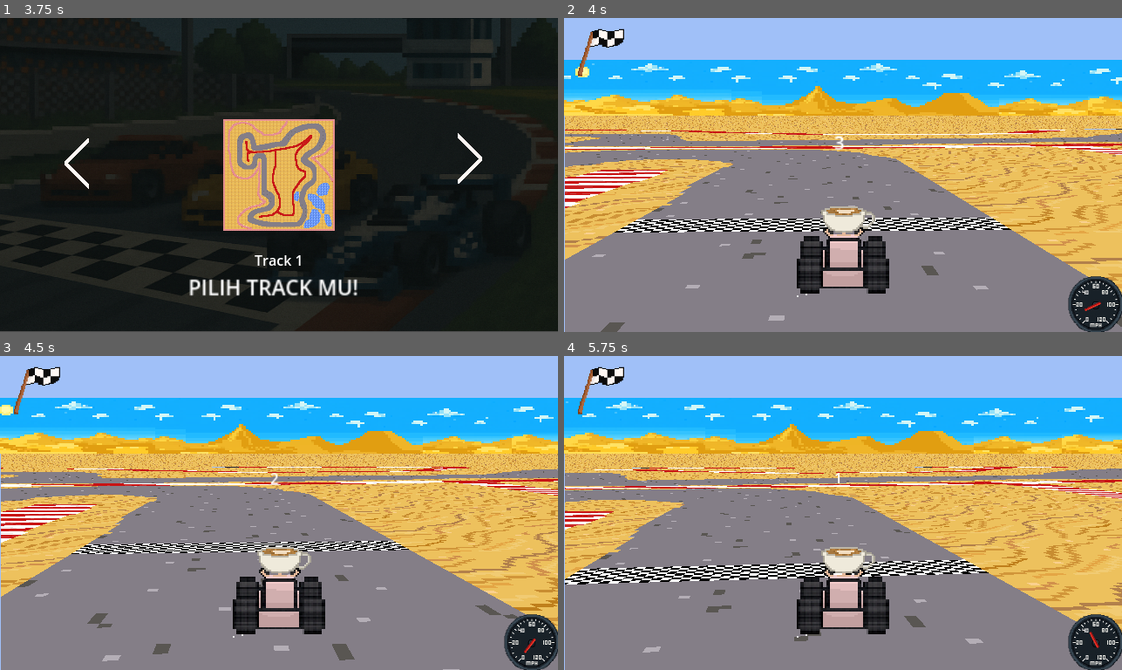
Above: before the commit, frames 1-4 (two rows, left to right).
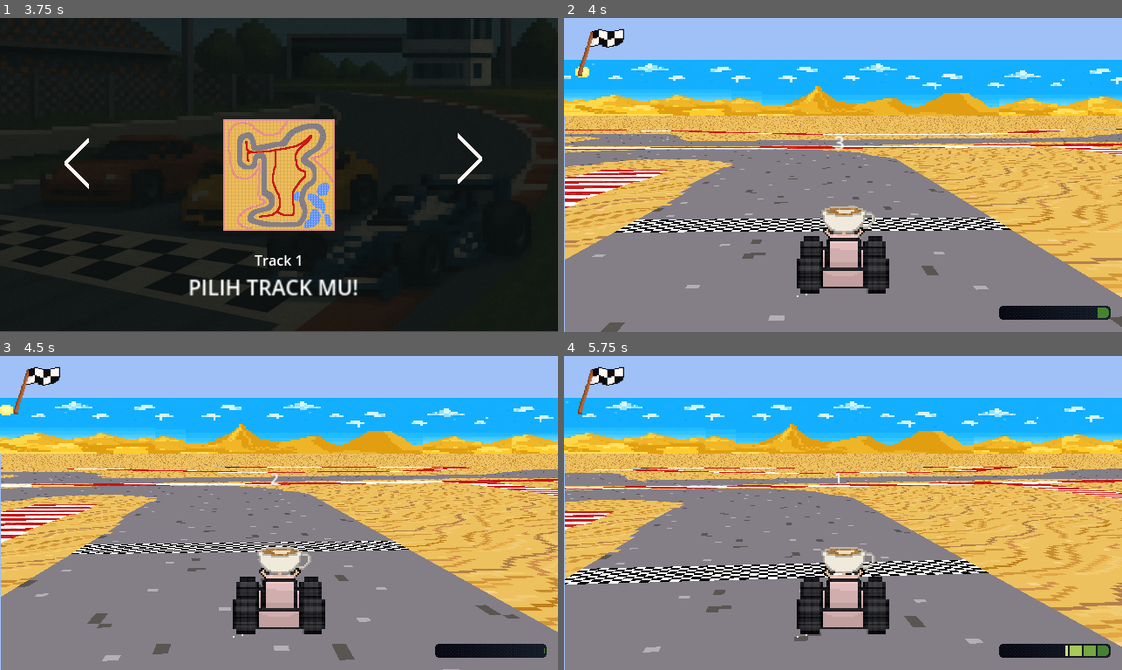
Above: after the commit, the same moments.

Repository: zixzgg32/anomali-kart
Game: Godot game, scene res://Scenes/splashScreen.tscn
The game is run twice, just before and just after one commit, with the same random seed, the same clock (stepped at 60 frames per second) and the same inputs.
Inputs (mouse positions are in pixels of both pictures, inside the frame that each line leads up to):
- Up to frame 1 (3.75 s): tap Enter (ui_accept) at 0.5, 0.77, 3.5 s; hold D (Right) 0.53-1.25 s; click "1 Player" at 1.25 s; click (78, 162) at 2 s; click (468, 159) at 2.75 s; hold S (Backward) from 3.53 s (still down)
- Up to frame 2 (4 s): keep holding S (Backward); tap Enter (ui_accept) at 3.77 s
- Up to frame 3 (4.5 s): release S (Backward) at 4.28 s; hold D (Right) from 4.28 s (still down)
- Up to frame 4 (5.75 s): tap Enter (ui_accept) at 5, 5.27 s; release D (Right) at 5.03 s; hold W (Forward) from 5.03 s (still down)

Frame 1 is identical in both runs. In frame 2, 1.7% of the frame differs, in the area x 77-100%, y 82-100%; in frame 3, 1.7%; in frame 4, 1.9%.

Commit message:
ubah speedometer menjadi speedbar

Diff:
--- a/Scenes/main.tscn
+++ b/Scenes/main.tscn
@@ -21,9 +21,8 @@
 [ext_resource type="Texture2D" uid="uid://bmlrf65rovmvq" path="res://Asset/Sprites/tung tung tung sahur.png" id="14_b3802"]
 [ext_resource type="Texture2D" uid="uid://d1nvgl514d4vw" path="res://Textures/Hazards/Orange_Pipes.png" id="16_t3snl"]
 [ext_resource type="Script" uid="uid://uig64etelmq3" path="res://Scripts/General/speedometer.gd" id="19_ee4r6"]
-[ext_resource type="Texture2D" uid="uid://iyynhsmk05y8" path="res://Asset/TPG-Asset-20250518T115225Z-1-001/TPG-Asset/speedometer.png" id="19_pdsj5"]
-[ext_resource type="Texture2D" uid="uid://cj4hxj67kvo03" path="res://Asset/TPG-Asset-20250518T115225Z-1-001/TPG-Asset/needle-rotate.png" id="20_ee4r6"]
-[ext_resource type="Script" uid="uid://bly6xon2vy22n" path="res://Scripts/General/needle_rotate.gd" id="21_gt3je"]
+[ext_resource type="Texture2D" uid="uid://bttwprgr0f08i" path="res://Asset/TPG-Asset-20250518T115225Z-1-001/TPG-Asset/speed bar bg.png" id="21_3pmx8"]
+[ext_resource type="Texture2D" uid="uid://ca3euxgb1iclq" path="res://Asset/TPG-Asset-20250518T115225Z-1-001/TPG-Asset/speed bar.png" id="22_u50mg"]
 [ext_resource type="AudioStream" uid="uid://c2djqrutm24bd" path="res://Asset/sound/music/music/racing3.mp3" id="24_3pmx8"]
 
 [sub_resource type="ShaderMaterial" id="ShaderMaterial_lhngl"]
@@ -962,6 +961,7 @@
 region_rect = Rect2(0, 0, 16, 8)
 
 [node name="Hazards" type="Node2D" parent="Sprite Handler"]
+visible = false
 
 [node name="Bridge" type="Node2D" parent="Sprite Handler/Hazards"]
 
@@ -1168,22 +1168,32 @@
 _effectsPlayer = NodePath("../Racers/Player/Road Type Effects/Effects Player")
 _specialWheelEffect = [NodePath("../Racers/Player/Road Type Effects/Right Wheel Special"), NodePath("../Racers/Player/Road Type Effects/Left Wheel Special")]
 
-[node name="Speedometer" type="Node2D" parent="." node_paths=PackedStringArray("needle")]
+[node name="Speedometer2" type="Control" parent="."]
+layout_mode = 3
+anchors_preset = 0
+offset_left = 640.0
+offset_top = 360.0
+offset_right = 640.0
+offset_bottom = 360.0
 script = ExtResource("19_ee4r6")
-needle = NodePath("needle_rotate")
-
-[node name="speedometer" type="Sprite2D" parent="Speedometer"]
-position = Vector2(610, 329)
-scale = Vector2(0.5, 0.518)
-texture = ExtResource("19_pdsj5")
-
-[node name="needle_rotate" type="Sprite2D" parent="Speedometer"]
-top_level = true
-position = Vector2(610, 329)
-rotation = -2.61799
-scale = Vector2(0.5, 0.5)
-texture = ExtResource("20_ee4r6")
-script = ExtResource("21_gt3je")
+
+[node name="SpeedBar" type="TextureProgressBar" parent="Speedometer2"]
+layout_mode = 1
+anchors_preset = 3
+anchor_left = 1.0
+anchor_top = 1.0
+anchor_right = 1.0
+anchor_bottom = 1.0
+offset_left = -141.0
+offset_top = -30.0
+offset_right = -13.0
+offset_bottom = -14.0
+grow_horizontal = 0
+grow_vertical = 0
+size_flags_vertical = 8
+fill_mode = 1
+texture_under = ExtResource("21_3pmx8")
+texture_progress = ExtResource("22_u50mg")
 
 [node name="LapFLag" type="Sprite2D" parent="."]
 position = Vector2(40, 45)
--- a/Scripts/General/speedometer.gd
+++ b/Scripts/General/speedometer.gd
@@ -1,26 +1,28 @@
-extends Node2D
-@export var needle: Sprite2D
+extends Control
+
+@export var speed_bar: TextureProgressBar
 @export var max_speed: float = 120.0
-@export var min_angle: float = -150.0
-@export var max_angle: float = 150.0
 
-var target_racer: Racer
+var target_racer: Node
 
 func _ready():
-	if not needle:
-		needle = get_node("Needle")
+	if not speed_bar:
+		speed_bar = get_node("SpeedBar")
+	if not speed_bar:
+		printerr("SpeedBar node not found!")
 	if not target_racer:
-		target_racer = get_parent().find_child("Player")
+		# Cari Player di seluruh scene
+		target_racer = get_tree().get_root().find_child("Player", true, false)
+	if not target_racer:
+		printerr("Player node not found!")
+	if speed_bar:
+		speed_bar.min_value = 0
+		speed_bar.max_value = max_speed
 
 func _process(_delta):
-	if target_racer and needle:
-
-		var speed = target_racer.ReturnMovementSpeed()
-
-		var angle = map_value(speed, 0, max_speed, min_angle, max_angle)
-
-		needle.rotation_degrees = angle
-
-
-func map_value(value: float, from_min: float, from_max: float, to_min: float, to_max: float) -> float:
-	return (value - from_min) * (to_max - to_min) / (from_max - from_min) + to_min
+	if target_racer and speed_bar:
+		if target_racer.has_method("ReturnMovementSpeed"):
+			var speed = target_racer.ReturnMovementSpeed()
+			speed_bar.value = clamp(speed, 0, max_speed)
+		else:
+			printerr("Player node does not have ReturnMovementSpeed()")
Binary file added: Asset/TPG-Asset-20250518T115225Z-1-001/TPG-Asset/speed bar bg.png
Not shown, added: Asset/TPG-Asset-20250518T115225Z-1-001/TPG-Asset/speed bar bg.png.import
Binary file added: Asset/TPG-Asset-20250518T115225Z-1-001/TPG-Asset/speed bar.png
Not shown, added: Asset/TPG-Asset-20250518T115225Z-1-001/TPG-Asset/speed bar.png.import
Not shown: 1 places in Scenes/main.tscn that only renumber resources
